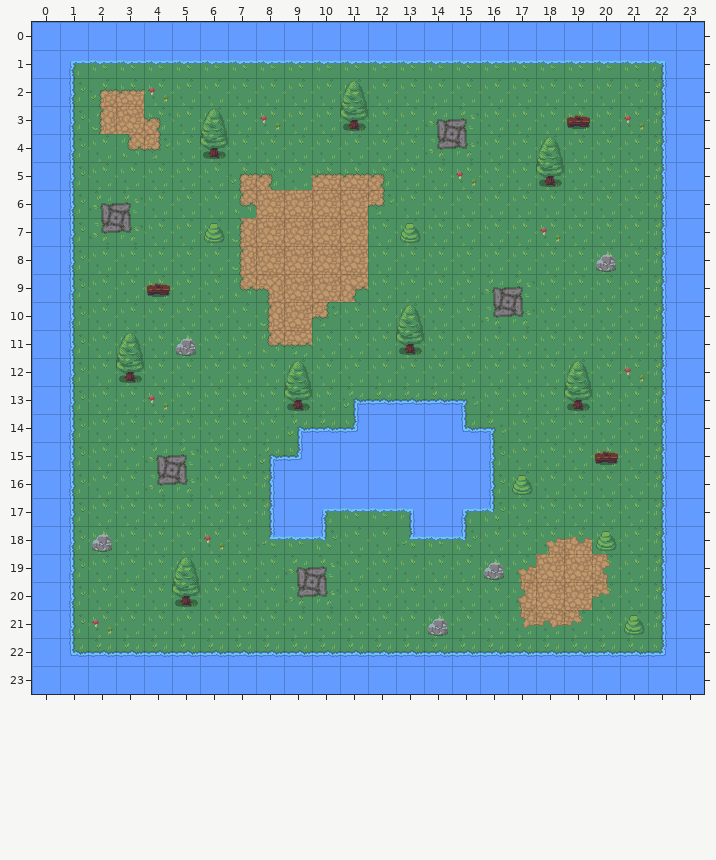
Two versions of a level (Tiled map, nature_tileset/untitled.tmx). Above, as it was before the edit.
Cells are 32x32 px. Shown: x 0..23, y 0..23.
The result:
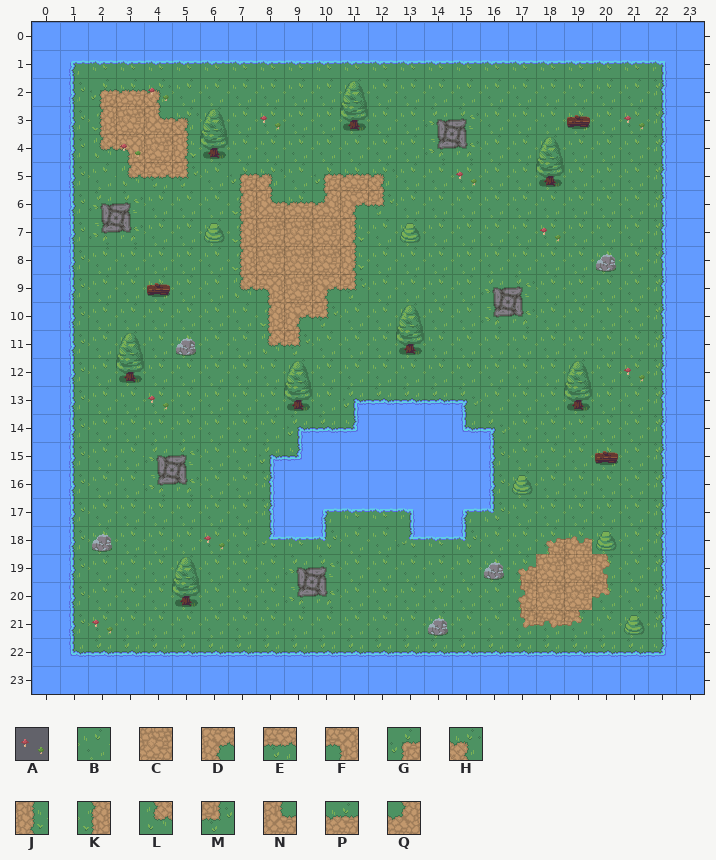
Key: from "Nature RPG Tileset": A 23, B 40, C 42, D 60, E 61, F 62, G 63, H 64, J 80, K 82, L 83, M 84, N 100, P 101, Q 102.
_ is an empty cell.
The edit:
Layer "Tile Layer 1":
The edit turns tile M into tile C in row 4 at x 4.
The edit turns tile B into tile E in row 5 at x 4.
The edit turns tile L into tile F in row 4 at x 3.
The edit turns tile B into tile H in row 2 at x 4; in row 3 at x 5.
The edit turns tile B into tile J in row 4 at x 5.
The edit turns tile B into tile L in row 4 at x 2; in row 5 at x 3.
The edit turns tile B into tile M in row 5 at x 5.
The edit turns tile H into tile N in row 3 at x 4.
Layer "Tile Layer 2":
There is now tile A in row 4 at x 3.
There is now tile D in row 6 at x 11; in row 9 at x 10; in row 10 at x 9.
There is now tile G in row 5 at x 10.
There is now tile J in rows 7 to 8 at x 11.
There is now tile K in row 6 at x 7.
There is now tile M in row 9 at x 11; in row 11 at x 9.
There is now tile N in row 6 at x 8.
There is now tile P in row 6 at x 9.
There is now tile Q in row 6 at x 10.
Boxes around the changes in both pictures, in picture pixels (x1, y1, x2, y2):
changed: (88, 85, 200, 190)
added: (228, 169, 368, 357)
